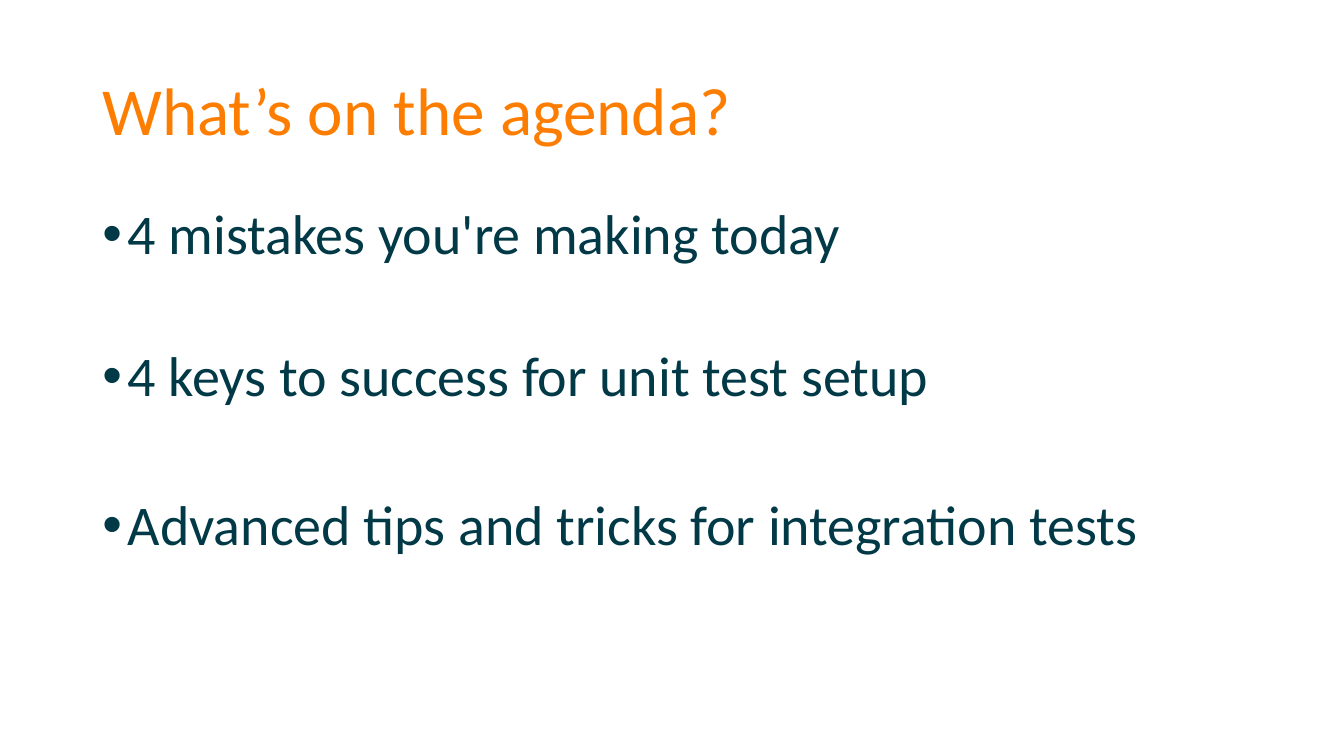
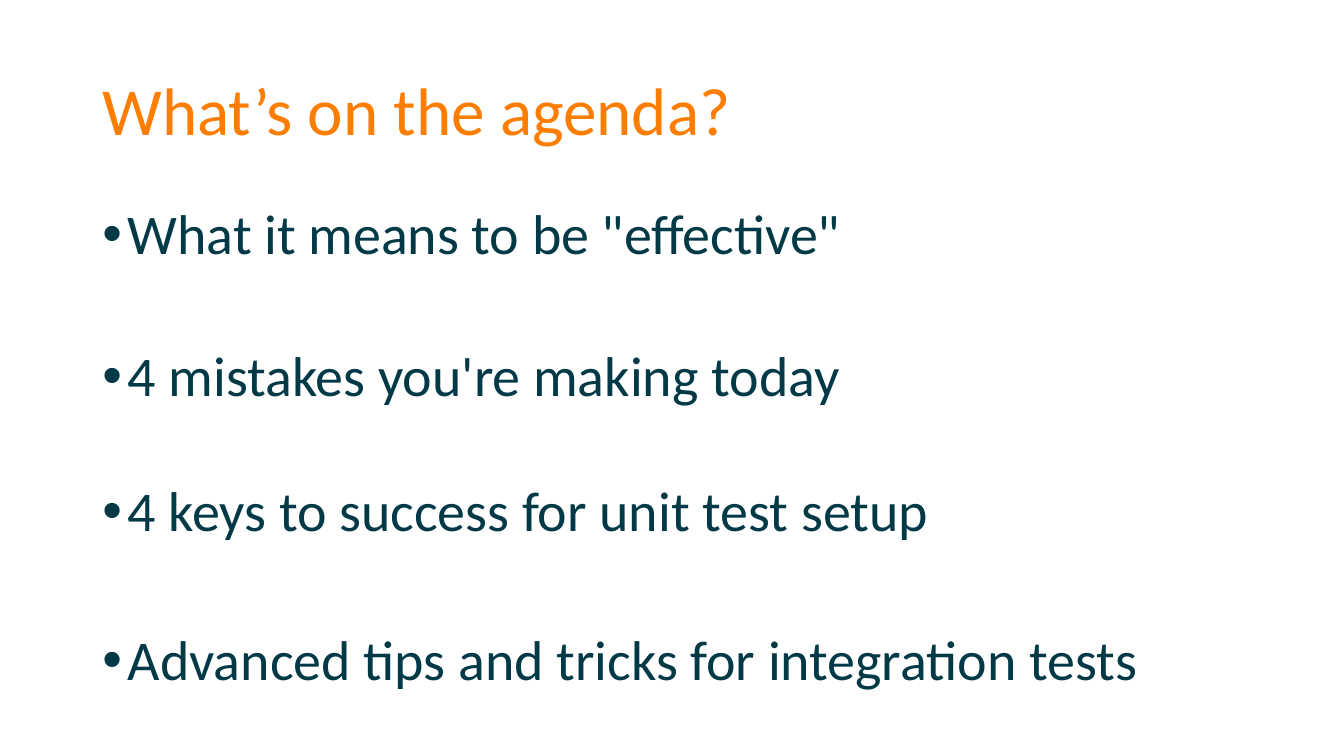
Before and after one commit to spetryjohnson/Talk-Patterns_of_Effective_Test_Setup, a slide deck: slide 11 of POETS - CodeMash 2017.pptx. Drawn at 1344x756 pixels with LibreOffice and Linux fonts; fonts in the diff are those of the drawing. Boxes give left, top, right and bottom in pixels: in the first picture for what was removed or moved away, otherwise in the second. Text is boxed around its words. In the diff, an @@ line names an element or a change of style, - is before the commit and + after.

```diff
--- a/POETS - CodeMash 2017.pptx
+++ b/POETS - CodeMash 2017.pptx
@@ text at <box>128,215,840,255</box>: paragraph added @@
+• What it means to be "effective"
```
Also in this commit, not shown: 2 other slides changed, 16 slides added, 2 slides removed, 1 other file.
